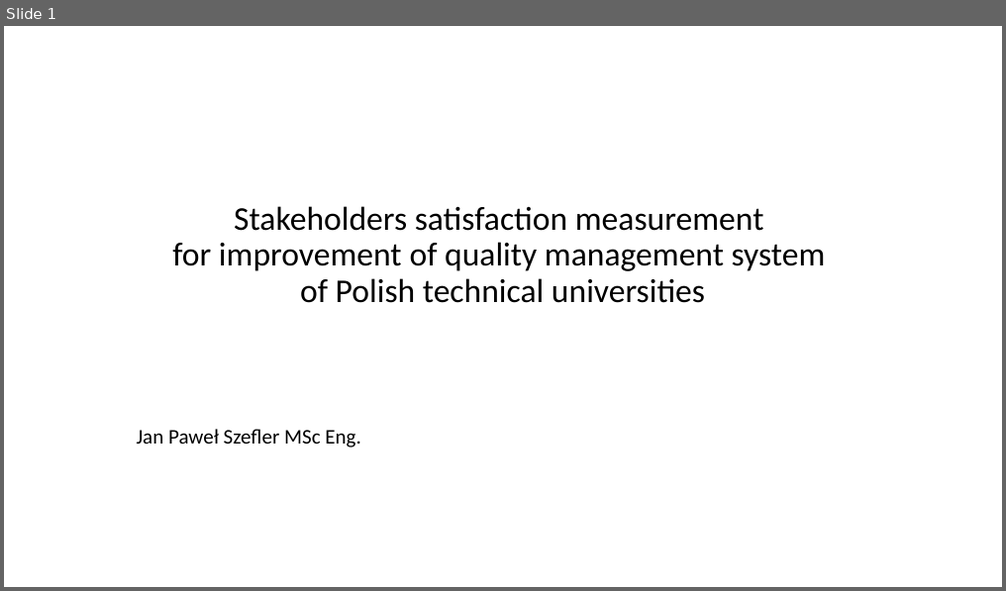
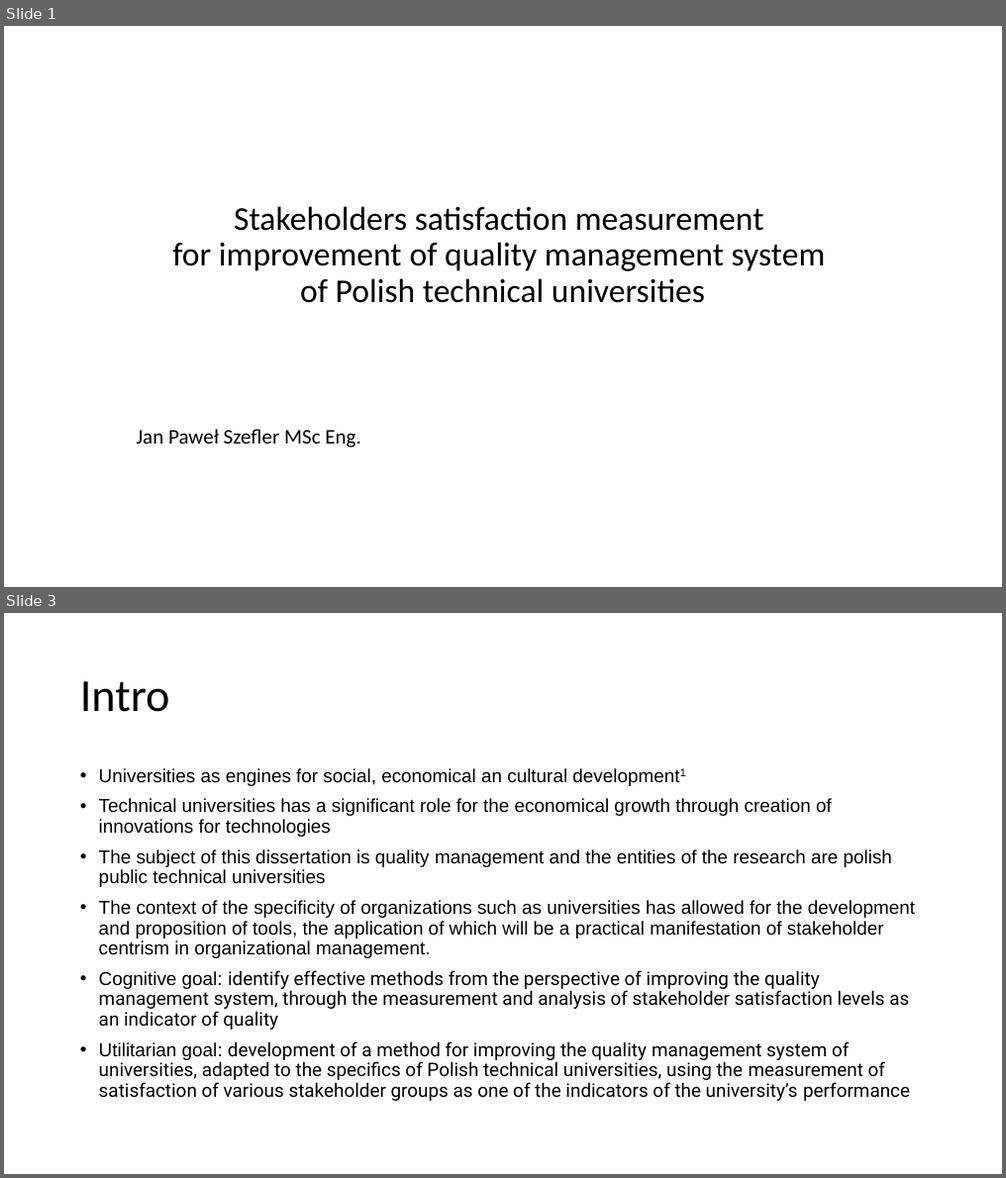
Before and after one commit to JeanPaulSzefler/doktorat_git, a slide deck: Egzaminy doktorskie/angielski/SSI_forHEI_QMS.pptx. Shown one above the other, each under a label of ours: slide 1 before the commit, slides 1 and 3 after it; the slides between them are not shown. The pictures are 1006x591 and 1006x1178 pixels, drawn with LibreOffice and Linux fonts; fonts in the diff are those of the drawing. Boxes give left, top, right and bottom in pixels: in the first picture for what was removed or moved away, otherwise in the second. Text is boxed around its words. In the diff, an @@ line names an element or a change of style, - is before the commit and + after.

```diff
--- a/Egzaminy doktorskie/angielski/SSI_forHEI_QMS.pptx
+++ b/Egzaminy doktorskie/angielski/SSI_forHEI_QMS.pptx
@@ slide 3 added at box(4, 613, 1002, 1174), background #FFFFFF @@
@@ title added at box(80, 681, 170, 712), 44 pt, text #000000 @@
+Intro
@@ text added at box(99, 768, 915, 1101), 18 pt, text #000000 @@
+• Universities as engines for social, economical an cultural development1
+• Technical universities has a significant role for the economical growth through creation of innovations for technologies
+• The subject of this dissertation is quality management and the entities of the research are polish public technical universities
+• The context of the specificity of organizations such as universities has allowed for the development and proposition of tools, the application of which will be a practical manifestation of stakeholder centrism in organizational management.
+• Cognitive goal: identify effective methods from the perspective of improving the quality management system, through the measurement and analysis of stakeholder satisfaction levels as an indicator of quality
+• Utilitarian goal: development of a method for improving the quality management system of universities, adapted to the specifics of Polish technical universities, using the measurement of satisfaction of various stakeholder groups as one of the indicators of the university’s performance
```
Also in this commit, not shown: 6 other slides added, 1 slide removed.
